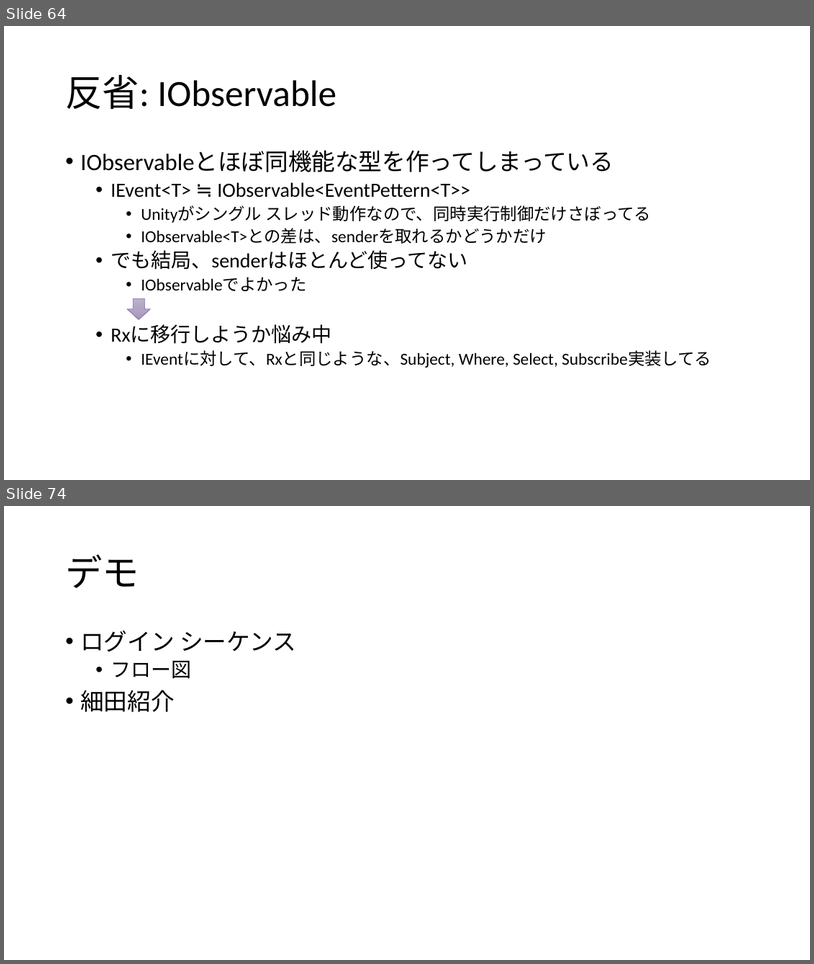
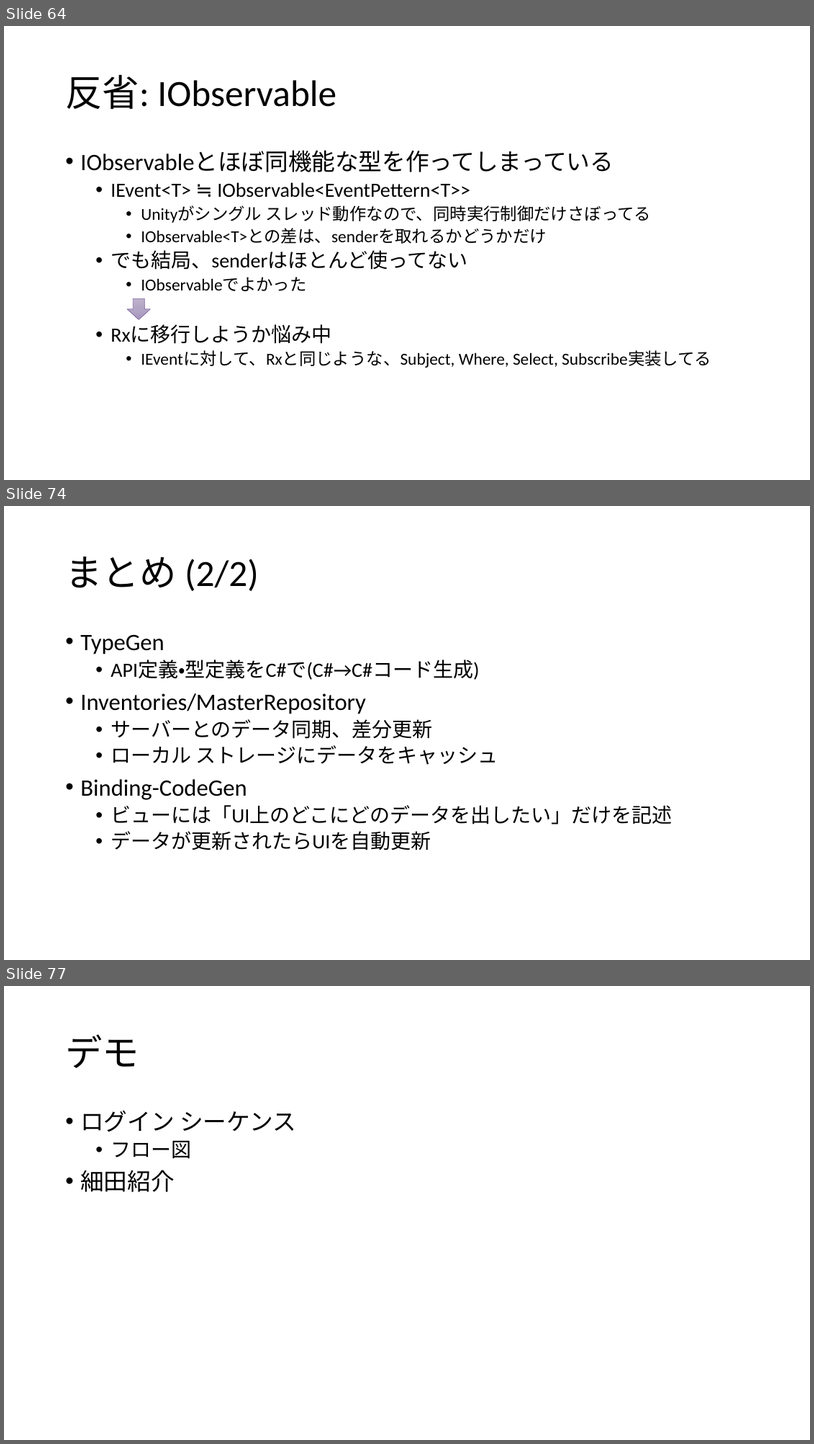
Before and after one commit to ppcuni/UnityCsharp20150321, a slide deck: doc/自社フレームワーク.pptx. Shown one above the other, each under a label of ours: slides 64 and 74 before the commit, slides 64, 74 and 77 after it; the slides between them are not shown. The pictures are 814x964 and 814x1444 pixels, drawn with LibreOffice and Linux fonts; fonts in the diff are those of the drawing. Boxes give left, top, right and bottom in pixels: in the first picture for what was removed or moved away, otherwise in the second. Text is boxed around its words. In the diff, an @@ line names an element or a change of style, - is before the commit and + after.

Commit message:
UIフレームワーク の説明完成

```diff
--- a/doc/自社フレームワーク.pptx
+++ b/doc/自社フレームワーク.pptx
@@ slide 74 added at (x1=4, y1=506, x2=810, y2=960), background #FFFFFF @@
@@ title added at (x1=65, y1=556, x2=259, y2=591), 44 pt, text #000000 @@
+まとめ (2/2)
@@ text added at (x1=80, y1=634, x2=672, y2=850), 24 pt, text #000000 @@
+• TypeGen
+  • API定義・型定義をC#で(C#→C#コード生成)
+• Inventories/MasterRepository
+  • サーバーとのデータ同期、差分更新
+  • ローカル ストレージにデータをキャッシュ
+• Binding-CodeGen
+  • ビューには「UI上のどこにどのデータを出したい」だけを記述
+  • データが更新されたらUIを自動更新
@@ what was slide 74 is now slide 77 @@
```
Also in this commit, not shown: 12 slides changed, 3 other slides added, 1 slide removed.
